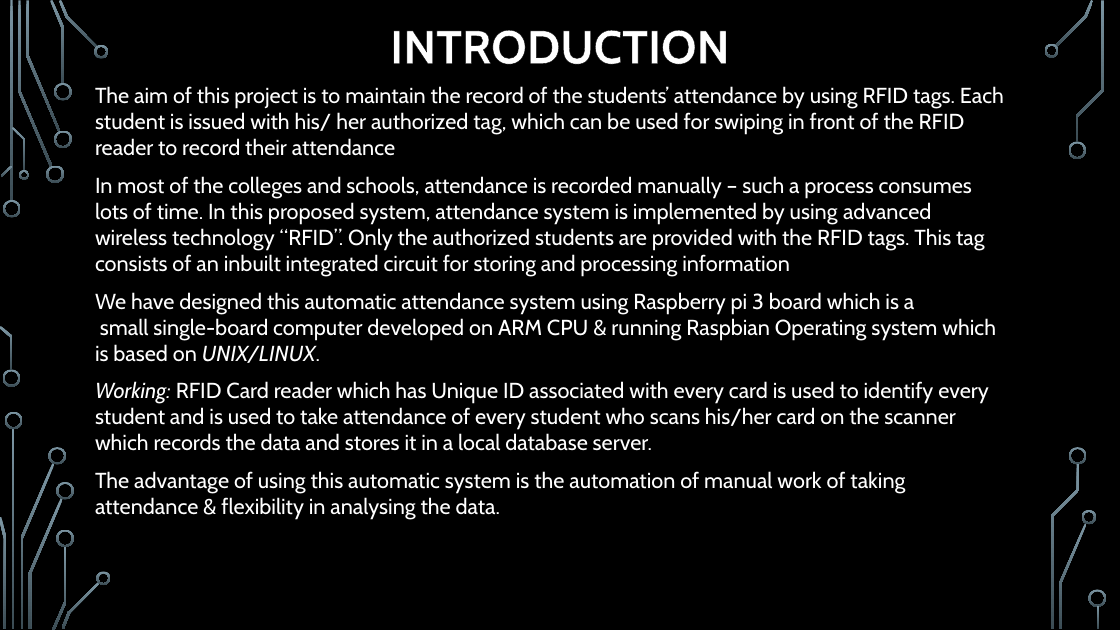
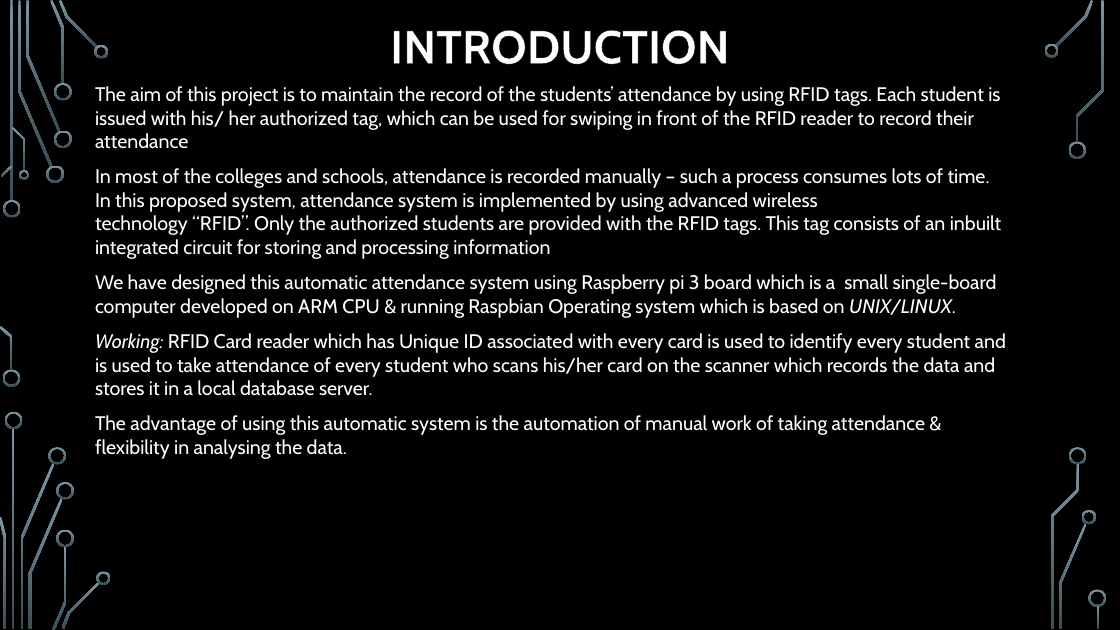
Before and after one commit to HumbleBee14/Raspberry-Pi-Python-RFID-Smart-Attendance-Management, a slide deck: slide 3 of MiniProjectPresentation.pptx. Drawn at 1120x630 pixels with LibreOffice and Linux fonts; fonts in the diff are those of the drawing; background and template pictures are left out. Boxes give left, top, right and bottom in pixels: in the first picture for what was removed or moved away, otherwise in the second. Text is boxed around its words. In the diff, an @@ line names an element or a change of style, - is before the commit and + after.

```diff
--- a/MiniProjectPresentation.pptx
+++ b/MiniProjectPresentation.pptx
@@ text "The aim of this project ..." at (95, 86, 1006, 459): size 18.6 to 16.8 pt @@
```
Also in this commit, not shown: 5 other slides changed.
